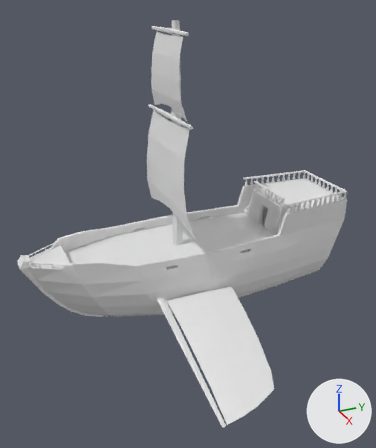
An edit to the Blender file Assets/Meshes/Ship.blend, drawn before and after from the same camera.
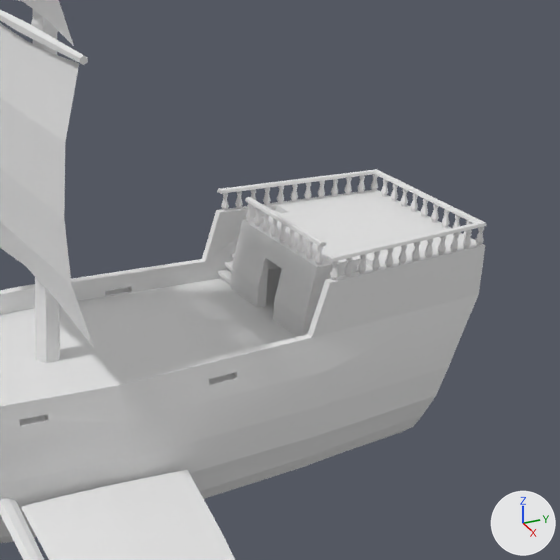
Each version appears first whole from a camera (50 mm lens) standing at (56.6, -26.7, 30.8) and looking at (2.2, -2.2, 3.6), and next in a close-up on the part from 42% to 100% of the width and 23% to 72% of the height. The lights are fixed; the arrows at lower right show +X, +Y and +Z.

Objects in the first close-up: 'Cylinder', 'Mast', 'Post.Back', 'Post.Front', 'Post.L', 'Post.R', 'Railing.Back', 'Railing.Mid', 'Sail.Higher', 'Sail.Higher.001', 'Sail.Sides', 'Ship', 'SideMast'.
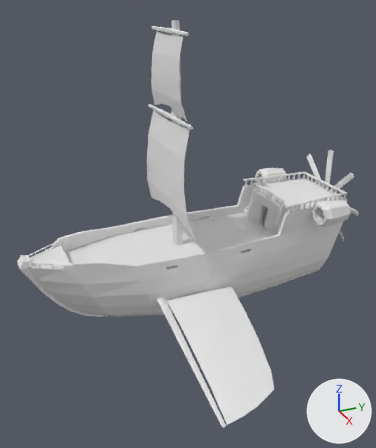
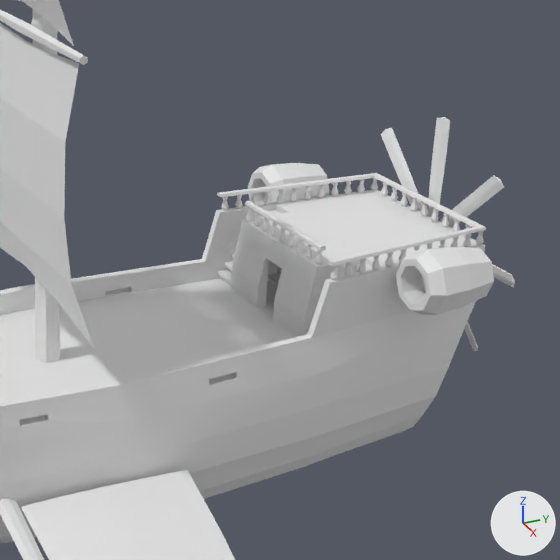
Boxes [x1, y1, x2, y2] around the edits, measured in the close-ups (560 x 560 px):
'Engines', added: after [248, 163, 494, 315]
'Railing.Back', moved: before [217, 169, 487, 262]; after [217, 173, 486, 266]
'Prop', added: after [427, 117, 450, 217]
'Post.R', moved: before [221, 174, 378, 211]; after [221, 178, 378, 211]
'Prop.003', added: after [381, 127, 423, 212]
'Prop.001', added: after [439, 175, 504, 228]
'Railing.Mid', moved: before [245, 197, 326, 246]; after [245, 201, 326, 250]
'Post.Back', moved: before [381, 179, 472, 239]; after [381, 182, 472, 239]
'Prop.005', added: after [492, 264, 515, 288]
'Prop.004', added: after [464, 321, 478, 351]

Diff of the bpy script that builds the scene:
```diff
--- a/Assets/Meshes/Ship.blend.py
+++ b/Assets/Meshes/Ship.blend.py
@@ ob_railing_mid @@
 ob_railing_mid = bpy.data.objects.new('Railing.Mid', me_plane_004)
-ob_railing_mid.location = (0.0, -13.98, 1.17)
+ob_railing_mid.location = (0.0, -13.98, 0.94)
 ob_railing_mid.scale = (7.5, 7.5, 7.5)
@@ ob_railing_back @@
 ob_railing_back = bpy.data.objects.new('Railing.Back', me_plane_003)
-ob_railing_back.location = (0.0, -4.72, 1.17)
+ob_railing_back.location = (0.0, -4.72, 0.94)
 ob_railing_back.scale = (7.5, 7.5, 7.5)
@@ ob_post_back @@
 ob_post_back = bpy.data.objects.new('Post.Back', me_circle_003)
-ob_post_back.location = (3.68, 20.22, 4.1)
+ob_post_back.location = (3.68, 20.22, 3.99)
 ob_post_back.rotation_euler = (0.0, 0.0, 9.424)  # degrees (0, 0, 180)
@@ ob_post_r @@
 ob_post_r = bpy.data.objects.new('Post.R', me_circle)
-ob_post_r.location = (-4.71, 20.22, 4.1)
+ob_post_r.location = (-4.71, 20.22, 3.99)
 ob_post_r.rotation_euler = (0.0, 0.0, 4.635)  # degrees (0, 0, 266)
@@ ob_engines @@
+ob_engines = bpy.data.objects.new('Engines', me_cylinder_006)  # 64 vertices, 58 faces; spans x -25.61..-15.63, y -5.0..5.0, z -7.45..3.82; modifiers MIRROR
+ob_engines.location = (0.0, 15.34, 3.94)
+ob_engines.rotation_euler = (1.571, 0.0, 0.0)  # degrees (90, 0, 0)
+ob_engines.scale = (0.353, 0.353, 0.353)
@@ ob_prop @@
+ob_prop = bpy.data.objects.new('Prop', me_cube_002)  # 24 vertices, 22 faces; spans x -0.3..0.3, y -0.12..0.12, z 0.09..5.0
+ob_prop.parent = ob_prop_core
+ob_prop.location = (0.0, 20.88, 2.779)
+ob_prop.scale = (1.4, 1.4, 1.4)
@@ ob_prop_core @@
+ob_prop_core = bpy.data.objects.new('Prop.Core', me_cylinder_002)  # 32 vertices, 26 faces; spans x -5.0..5.0, y -5.0..5.0, z -5.0..45.4
+ob_prop_core.location = (0.0, 20.81, 2.78)
+ob_prop_core.rotation_euler = (1.571, 0.0, 0.0)  # degrees (90, 0, 0)
+ob_prop_core.scale = (0.236, 0.236, 0.0213)
@@ ob_prop_005 @@
+ob_prop_005 = bpy.data.objects.new('Prop.005', me_cube_002.copy())
+ob_prop_005.parent = ob_prop_core
+ob_prop_005.location = (0.0, 20.88, 2.779)
+ob_prop_005.rotation_euler = (0.0, 1.571, 0.0)  # degrees (0, 90, 0)
+ob_prop_005.scale = (1.4, 1.4, 1.4)
@@ ob_prop_004 @@
+ob_prop_004 = bpy.data.objects.new('Prop.004', me_cube_002.copy())
+ob_prop_004.parent = ob_prop_core
+ob_prop_004.location = (0.0, 20.88, 2.779)
+ob_prop_004.rotation_euler = (0.0, 2.356, 0.0)  # degrees (0, 135, 0)
+ob_prop_004.scale = (1.4, 1.4, 1.4)
@@ ob_prop_003 @@
+ob_prop_003 = bpy.data.objects.new('Prop.003', me_cube_002.copy())
+ob_prop_003.parent = ob_prop_core
+ob_prop_003.location = (0.0, 20.88, 2.779)
+ob_prop_003.rotation_euler = (0.0, 5.498, 0.0)  # degrees (0, 315, 0)
+ob_prop_003.scale = (1.4, 1.4, 1.4)
@@ ob_prop_001 @@
+ob_prop_001 = bpy.data.objects.new('Prop.001', me_cube_002.copy())
+ob_prop_001.parent = ob_prop_core
+ob_prop_001.location = (0.0, 20.88, 2.779)
+ob_prop_001.rotation_euler = (0.0, 0.785, 0.0)  # degrees (0, 45, 0)
+ob_prop_001.scale = (1.4, 1.4, 1.4)
```
